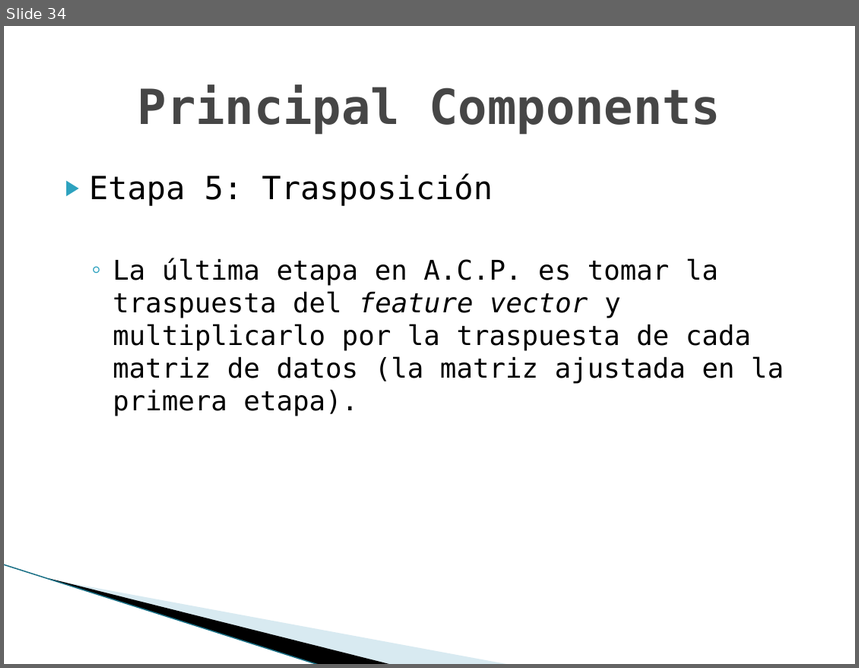
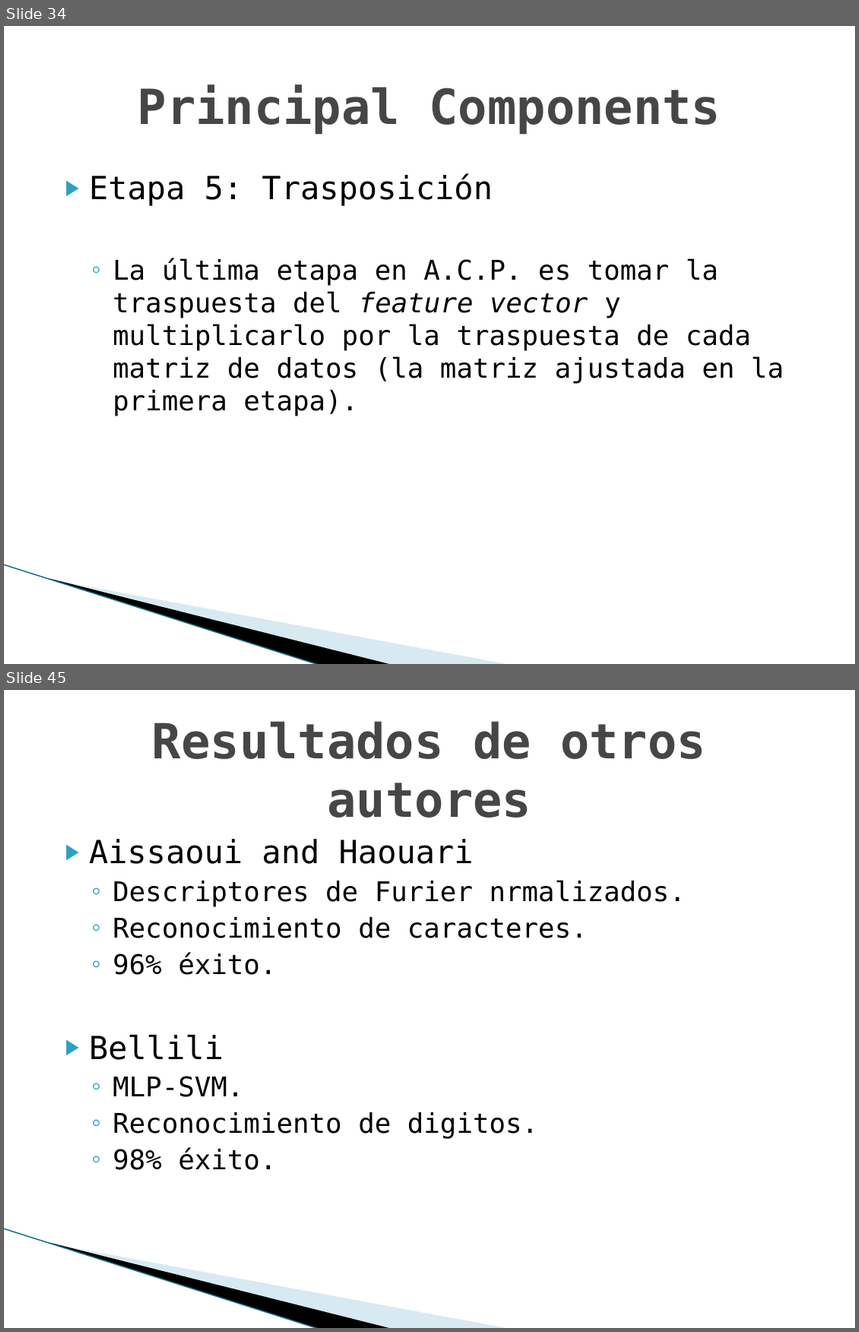
Before and after one commit to TechTinkerer42/TrabajosPracticos, a slide deck: doc/clase/presentacion.pptx. Shown one above the other, each under a label of ours: slide 34 before the commit, slides 34 and 45 after it; the slides between them are not shown. The pictures are 859x668 and 859x1332 pixels, drawn with LibreOffice and Linux fonts; fonts in the diff are those of the drawing; background and template pictures are left out. Boxes give left, top, right and bottom in pixels: in the first picture for what was removed or moved away, otherwise in the second. Text is boxed around its words. In the diff, an @@ line names an element or a change of style, - is before the commit and + after.

```diff
--- a/doc/clase/presentacion.pptx
+++ b/doc/clase/presentacion.pptx
@@ slide 45 added at bbox=[4, 690, 855, 1328], background #FFFFFF; not listed: 3 template elements that a slide beside it also shows @@
@@ title added at bbox=[152, 721, 706, 818], 41 pt, text #464646, bold @@
+Resultados de otros autores
@@ text added at bbox=[89, 839, 686, 1170], 23 pt, text #000000 @@
+▶ Aissaoui and Haouari
+  ◦ Descriptores de Furier nrmalizados.
+  ◦ Reconocimiento de caracteres.
+  ◦ 96% éxito.
+▶ Bellili
+  ◦ MLP-SVM.
+  ◦ Reconocimiento de digitos.
+  ◦ 98% éxito.
```
Also in this commit, not shown: 3 slides changed, 11 other slides added, 1 slide removed, 5 other files.
